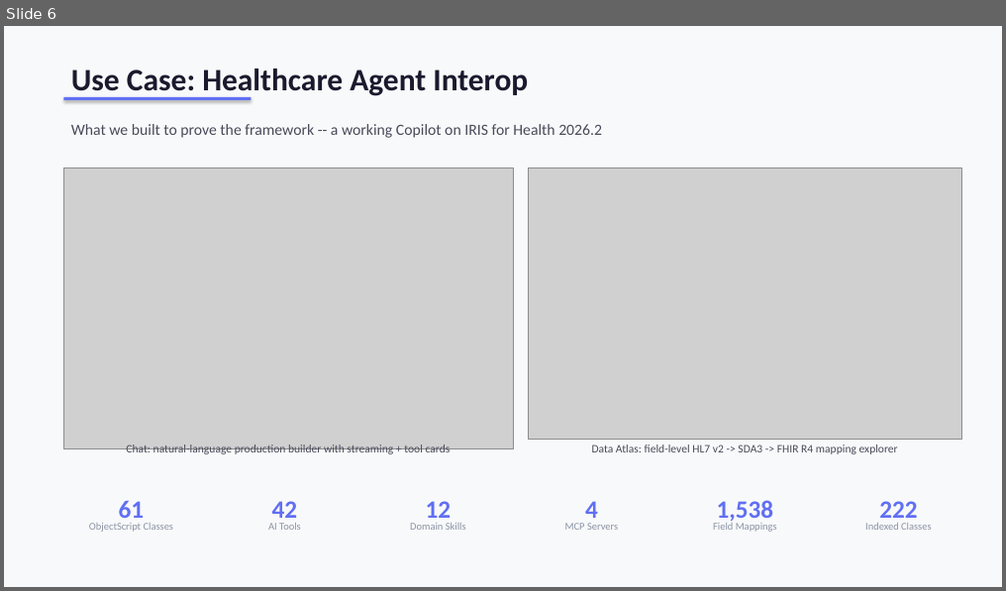
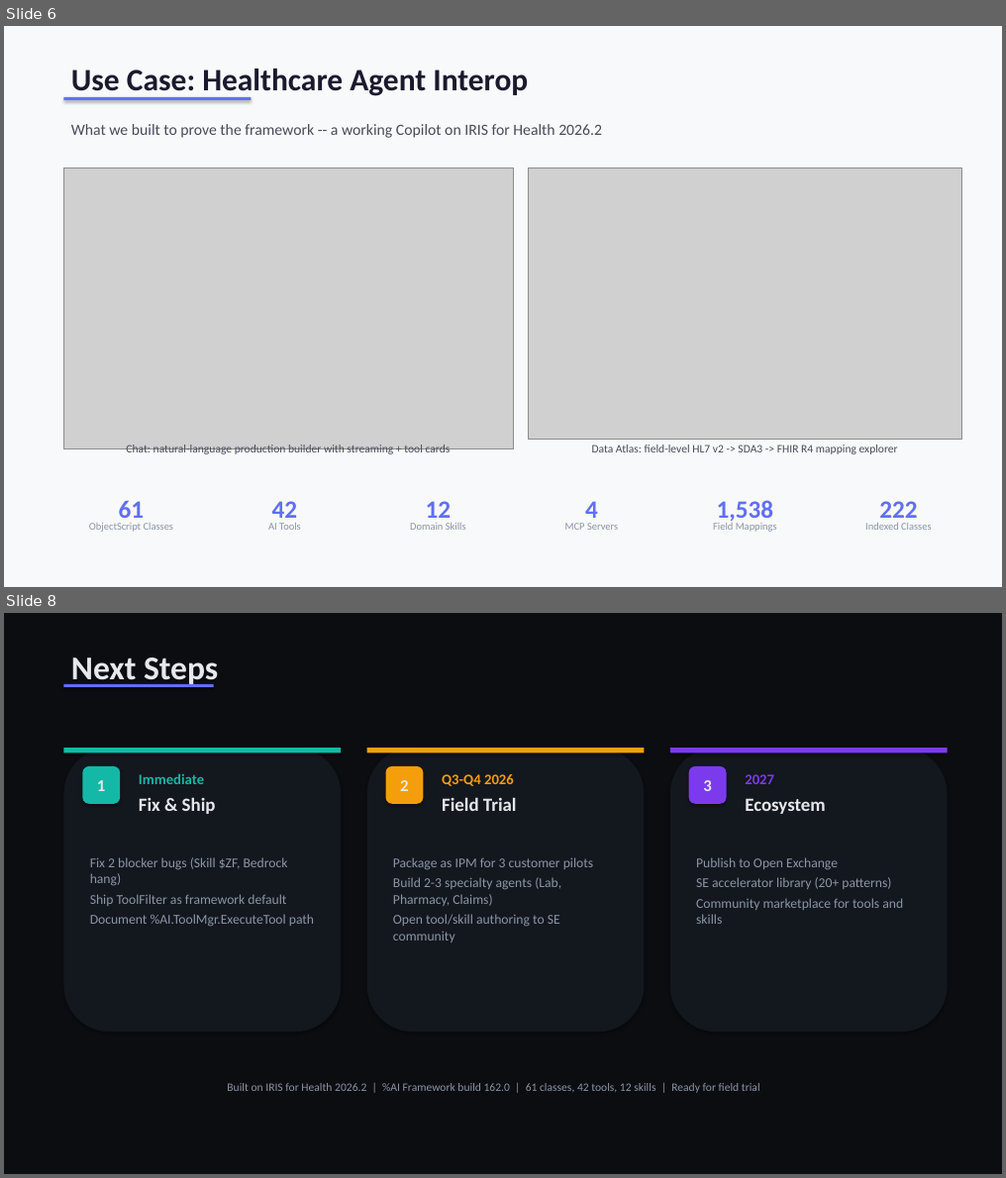
Before and after one commit to dfrancoisc/Agentic-Integration-Builder-Vibe-Coding, a slide deck: docs/Agentic_Health_Interop_Executive.pptx. Shown one above the other, each under a label of ours: slide 6 before the commit, slides 6 and 8 after it; the slides between them are not shown. The pictures are 1006x591 and 1006x1178 pixels, drawn with LibreOffice and Linux fonts; fonts in the diff are those of the drawing; grey boxes stand for pictures. Boxes give left, top, right and bottom in pixels: in the first picture for what was removed or moved away, otherwise in the second. Text is boxed around its words. In the diff, an @@ line names an element or a change of style, - is before the commit and + after.

```diff
--- a/docs/Agentic_Health_Interop_Executive.pptx
+++ b/docs/Agentic_Health_Interop_Executive.pptx
@@ slide 8 added at (x1=4, y1=613, x2=1002, y2=1174), background #0B0D11 @@
@@ text added at (x1=71, y1=658, x2=218, y2=687), 32 pt, text #E6E8EB, bold @@
+Next Steps
@@ rectangle added at (x1=63, y1=684, x2=214, y2=687), fill #606FF3 @@
@@ rounded rectangle added at (x1=63, y1=748, x2=341, y2=1032), fill #13171E @@
@@ rectangle added at (x1=63, y1=748, x2=341, y2=753), fill #14B8A6 @@
@@ rounded rectangle added at (x1=367, y1=748, x2=645, y2=1032), fill #13171E @@
@@ rectangle added at (x1=367, y1=748, x2=645, y2=753), fill #F59E0B @@
@@ rounded rectangle added at (x1=670, y1=748, x2=947, y2=1032), fill #13171E @@
@@ rectangle added at (x1=670, y1=748, x2=947, y2=753), fill #7C3AED @@
@@ rounded rectangle added at (x1=82, y1=766, x2=120, y2=804), fill #14B8A6, 16 pt, text #E6E8EB, bold @@
+1
@@ text added at (x1=139, y1=773, x2=204, y2=784), 14 pt, text #14B8A6, bold @@
+Immediate
@@ rounded rectangle added at (x1=386, y1=766, x2=423, y2=804), fill #F59E0B, 16 pt, text #E6E8EB, bold @@
+2
@@ text added at (x1=442, y1=774, x2=514, y2=786), 14 pt, text #F59E0B, bold @@
+Q3-Q4 2026
@@ rounded rectangle added at (x1=689, y1=766, x2=727, y2=804), fill #7C3AED, 16 pt, text #E6E8EB, bold @@
+3
@@ text added at (x1=745, y1=774, x2=774, y2=784), 14 pt, text #7C3AED, bold @@
+2027
@@ text added at (x1=139, y1=797, x2=216, y2=814), 18 pt, text #E6E8EB, bold @@
+Fix & Ship
@@ text added at (x1=442, y1=797, x2=517, y2=811), 18 pt, text #E6E8EB, bold @@
+Field Trial
@@ text added at (x1=745, y1=798, x2=826, y2=814), 18 pt, text #E6E8EB, bold @@
+Ecosystem
@@ text added at (x1=90, y1=858, x2=314, y2=927), 13 pt, text #8B95A5 @@
+Fix 2 blocker bugs (Skill $ZF, Bedrock hang)
+Ship ToolFilter as framework default
+Document %AI.ToolMgr.ExecuteTool path
@@ text added at (x1=393, y1=858, x2=593, y2=943), 13 pt, text #8B95A5 @@
+Package as IPM for 3 customer pilots
+Build 2-3 specialty agents (Lab, Pharmacy, Claims)
+Open tool/skill authoring to SE community
@@ text added at (x1=696, y1=858, x2=903, y2=924), 13 pt, text #8B95A5 @@
+Publish to Open Exchange
+SE accelerator library (20+ patterns)
+Community marketplace for tools and skills
@@ text added at (x1=227, y1=1083, x2=760, y2=1093), 11 pt, text #8B95A5 @@
+Built on IRIS for Health 2026.2 | %AI Framework build 162.0 | 61 classes, 42 tools, 12 skills | Ready for field trial
```
Also in this commit, not shown: 1 other slide added, 1 slide removed, 2 other files.
